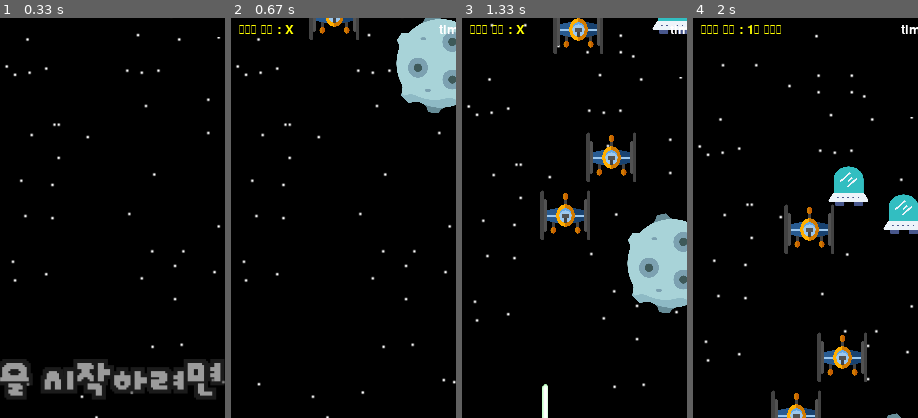
Above: before the commit, frames 1-4 (left to right).
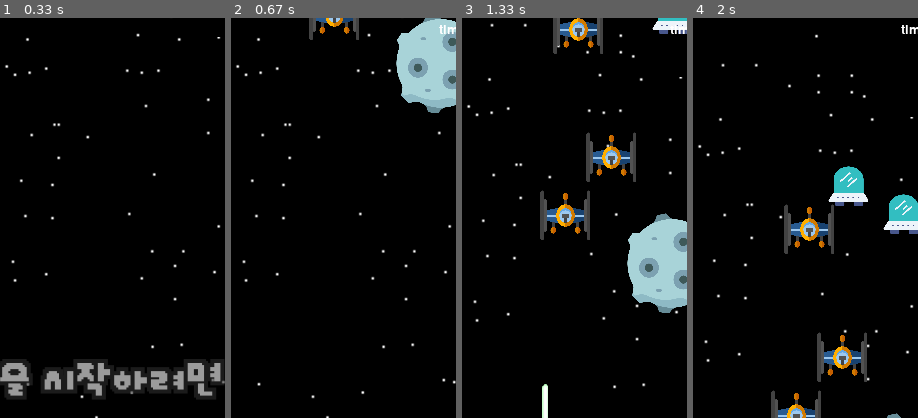
Above: after the commit, the same moments.

Repository: KROOKIMWOOBIN/pygame-spaceship
Game: pygame game, started from Python2023_Game.py
Same seed, same stepped clock (60 frames per second), same inputs: the game is played once before the commit and once after it.
Inputs:
- Up to frame 1 (0.33 s): no input
- Up to frame 2 (0.67 s): tap Enter at 0.33 s
- Up to frame 3 (1.33 s): tap Space at 0.67, 1.07 s; hold Right from 1 s (still down)
- Up to frame 4 (2 s): tap Space at 1.37, 1.57, 1.9 s; release Right at 1.47 s; hold Up 1.5-1.8 s; hold Right from 1.83 s (still down)
The pictures show only the part of the screen within x 32-82%, y 0-50%; the shares and areas given below are measured in that part.

Frame 1 is identical in both runs. In frame 2, 0.2% of the frame differs, in the area x 3-28%, y 1-4%; in frame 3, 0.2%; in frame 4, 0.3%, in the area x 3-40%, y 1-4%.

Commit message:
god item to opacity effect

Diff:
--- a/Python2023_Game.py
+++ b/Python2023_Game.py
@@ -257,7 +257,6 @@
 playing = 0
 count = 0
 item_count = 0 # 아이템 사용 시간
-item_state = "X" # 아이템 상태
 # 아이템 효과
 power = 15 # 총알 속도
 shield = False
@@ -450,15 +449,23 @@
 
 
     # 아이템 능력 발동
-    if power == 5 or shield == True:
+    if power == 5 or shield:
         item_count += 1
 
     # 아이템 카운트가 100이 될 때 정상복구
-    if item_count >= 100:
+    if power == 5 and item_count >= 100:
         power = 15
-        shield = False
         item_count = 0
         item_state = "X"
+
+    if shield:
+        if item_count >= 300:
+            shield = False
+            item_count = 0
+            item_state = "X"
+            player.image.set_alpha(255)
+        else:
+            player.image.set_alpha(100)
 
     # 4-4. 그리기
     screen.fill(black)
@@ -484,8 +491,6 @@
     for bss in boss_list:
         boss_hp = font.render("boss : {} ". format(bss.hp), True, (255, 255, 0))
         screen.blit(boss_hp, (size[0]/4, 5))
-    it_time = font.render("아이템 상태 : {}".format(item_state), True, (255, 255, 0))
-    screen.blit(it_time, (size[0] / 3, 5))
 
     # FPS 설정
     clock.tick(60) # 1초에 60번 while문 반복
@@ -497,6 +502,7 @@
         screen.fill((0, 0, 0))
         EndPage()
         pygame.quit()
+        break
 
     # 업데이트
     pygame.display.flip()
